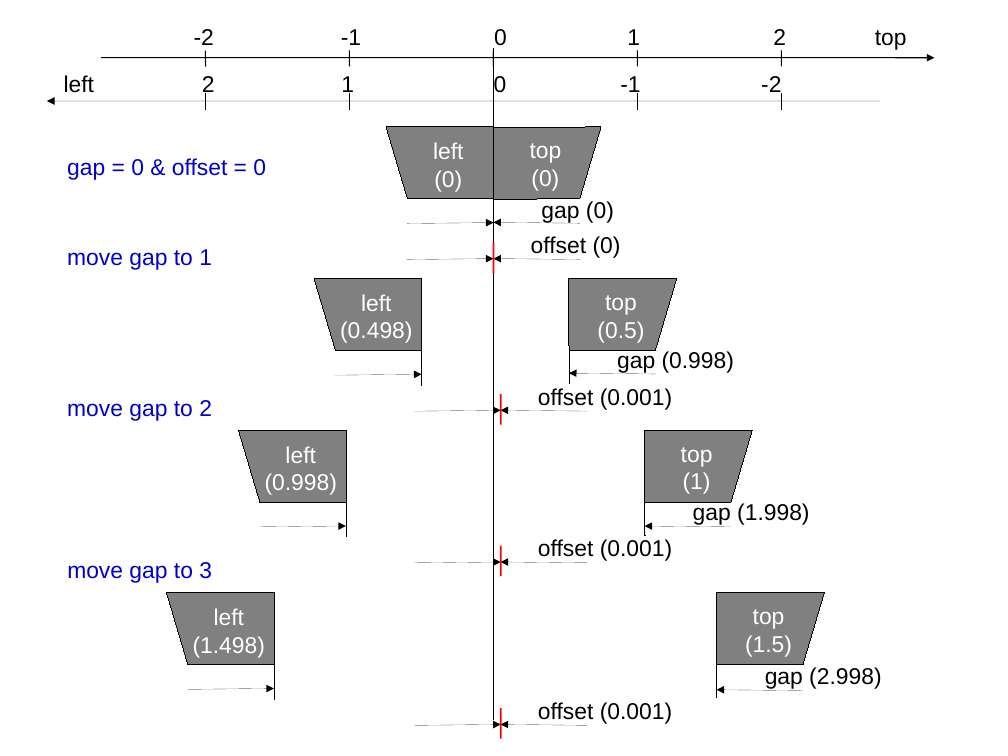
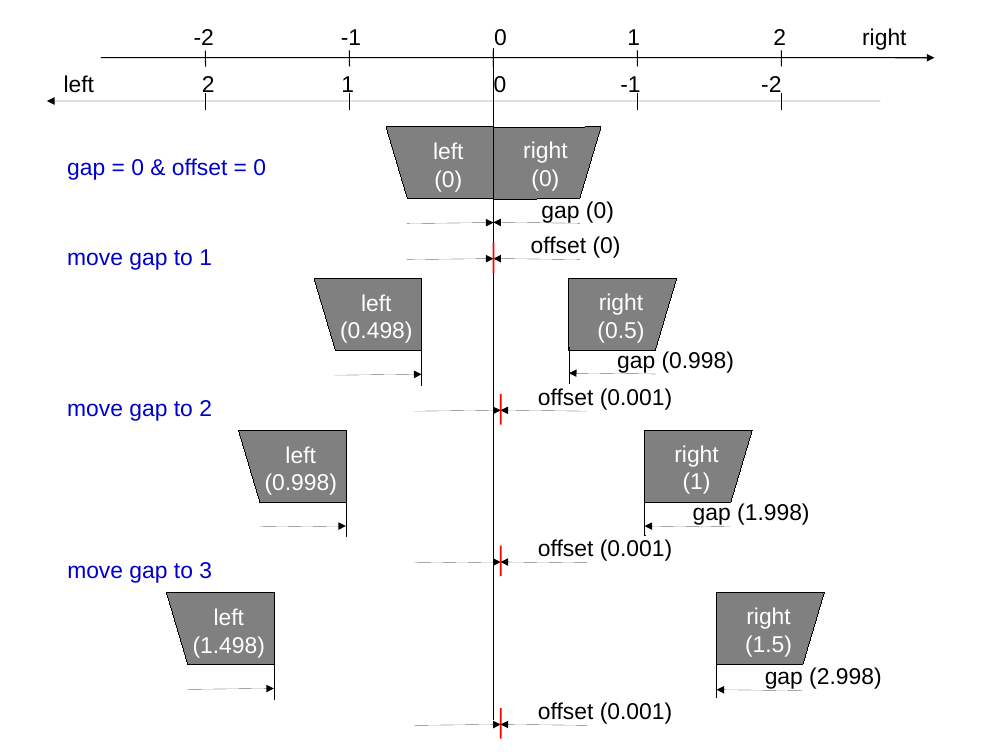
Before and after one commit to sardana-org/sardana, a slide deck: slide 17 of doc/sketches/sketches.odp. Drawn at 1008x756 pixels with LibreOffice and Linux fonts; fonts in the diff are those of the drawing. Boxes give left, top, right and bottom in pixels: in the first picture for what was removed or moved away, otherwise in the second. Text is boxed around its words. In the diff, an @@ line names an element or a change of style, - is before the commit and + after.

Commit message:
Rename top to right in the DriftCorrection sketches

```diff
--- a/doc/sketches/sketches.odp
+++ b/doc/sketches/sketches.odp
@@ text at [194,28,906,51]: text changed @@
--2 -1 0 1 2 top
+-2 -1 0 1 2 right
@@ text at [523,141,567,163]: text changed @@
-top
+right
@@ text at [599,293,643,315]: text changed @@
-top
+right
@@ text at [674,445,718,467]: text changed @@
-top
+right
@@ text at [746,607,790,629]: text changed @@
-top
+right
```
Also in this commit, not shown: 1 other slide changed, 2 other files.
